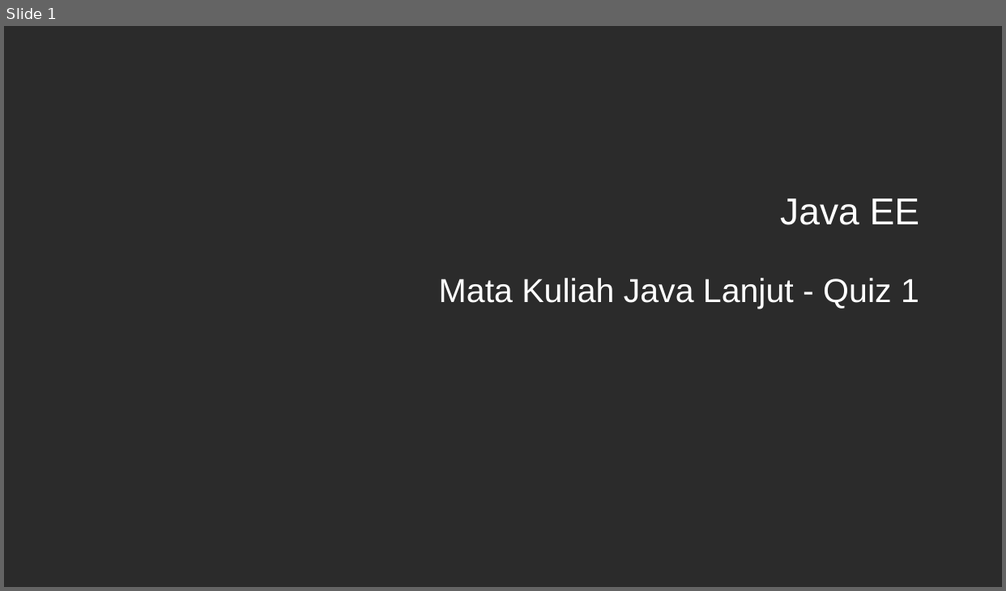
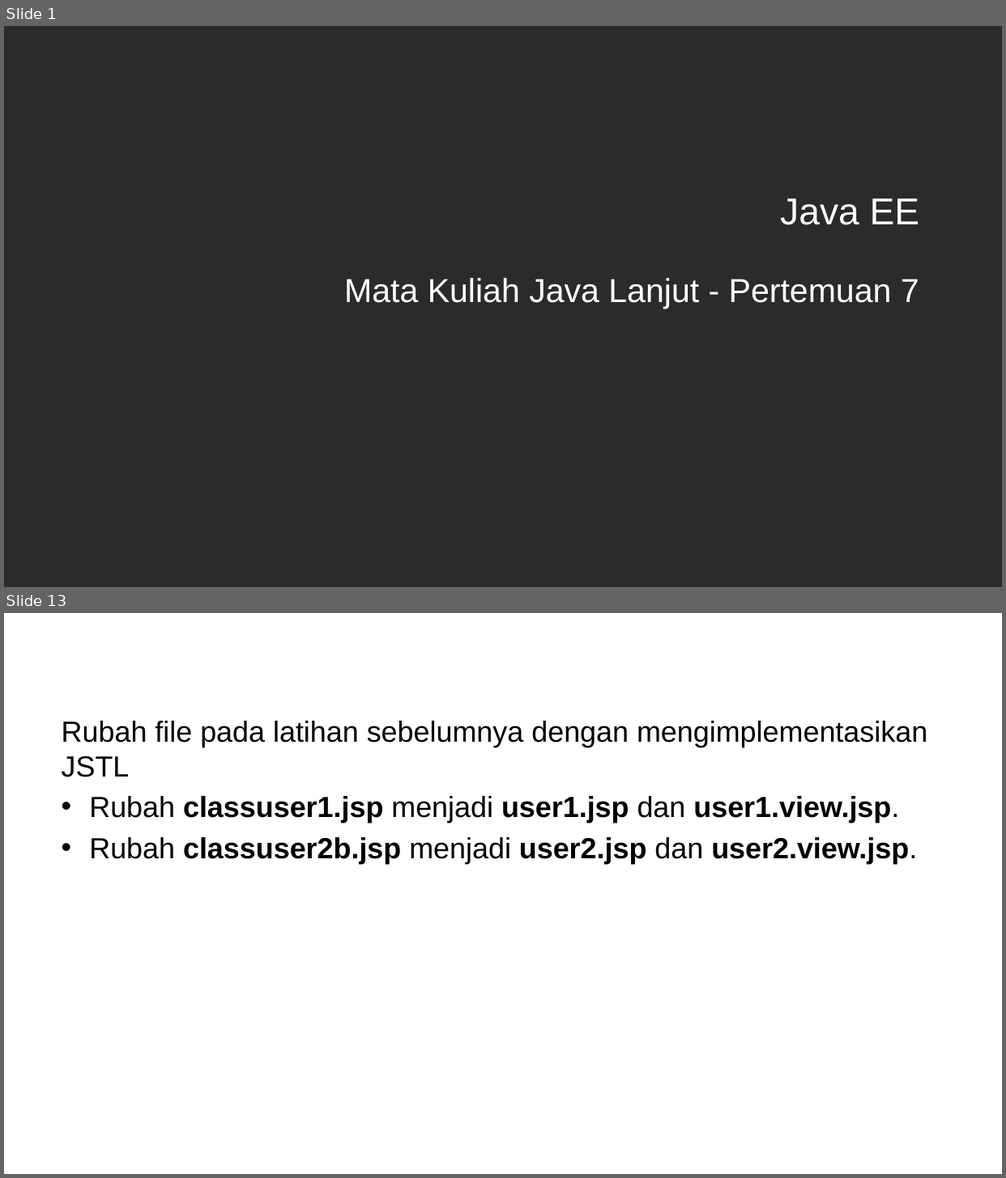
Before and after one commit to ruang-belajar/java-ee, a slide deck: docs/res/Java EE - Pertemuan 7.pptx. Shown one above the other, each under a label of ours: slide 1 before the commit, slides 1 and 13 after it; the slides between them are not shown. The pictures are 1006x591 and 1006x1178 pixels, drawn with LibreOffice and Linux fonts; fonts in the diff are those of the drawing; background and template pictures are left out; a plain dark background stands for a picture behind light text. Boxes give left, top, right and bottom in pixels: in the first picture for what was removed or moved away, otherwise in the second. Text is boxed around its words. In the diff, an @@ line names an element or a change of style, - is before the commit and + after.

```diff
--- a/docs/res/Java EE - Pertemuan 7.pptx
+++ b/docs/res/Java EE - Pertemuan 7.pptx
@@ slide 13 added at bbox=[4, 613, 1002, 1174], background picture (left out) @@
@@ title added at bbox=[54, 628, 953, 677], 36 pt, text #FFFFFF @@
+Latihan
@@ text added at bbox=[62, 721, 927, 864], 28 pt, text #000000 @@
+Rubah file pada latihan sebelumnya dengan mengimplementasikan JSTL
+• Rubah classuser1.jsp menjadi user1.jsp dan user1.view.jsp.
+• Rubah classuser2b.jsp menjadi user2.jsp dan user2.view.jsp.
@@ slide 1 changed as well @@
@@ subtitle at bbox=[344, 278, 919, 309]: text changed @@
-Mata Kuliah Java Lanjut - Quiz 1
+Mata Kuliah Java Lanjut - Pertemuan 7
```
Also in this commit, not shown: 13 other slides added, 3 slides removed, 5 other files.
